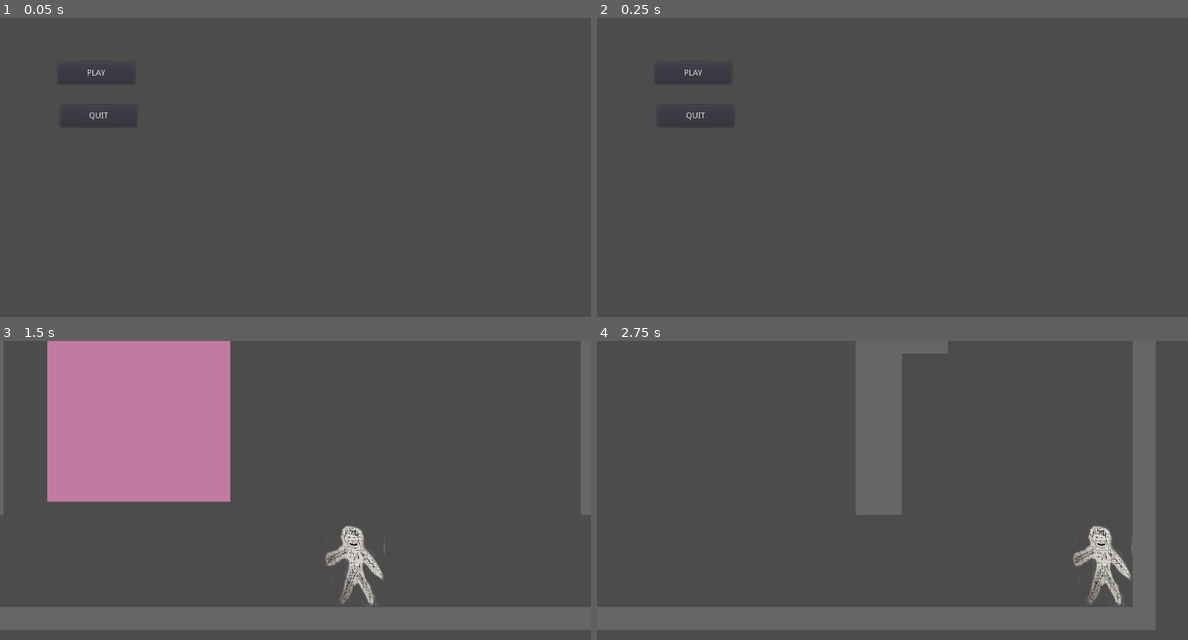
Above: before the commit, frames 1-4 (two rows, left to right).
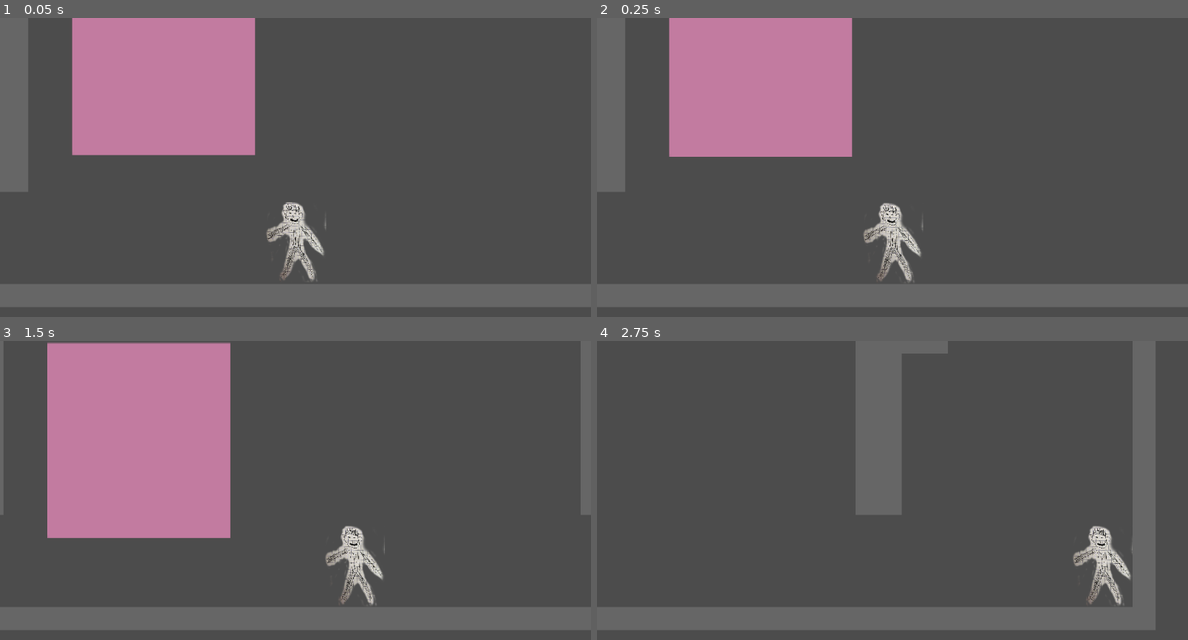
Above: after the commit, the same moments.

Repository: glitchcore/pick-the-lock
Game: Godot game, scene res://Scenes/LockTest.tscn
Two runs of this game, one before a commit and one after it. Both use one fixed random seed, a clock stepped at 60 frames per second and the inputs below. Before the commit the project starts from res://Scenes/Menu.tscn.
Inputs (mouse positions are in pixels of both pictures, inside the frame that each line leads up to):
- Up to frame 1 (0.05 s): no input
- Up to frame 2 (0.25 s): no input
- Up to frame 3 (1.5 s): click (94, 394) at 0.5 s, where only the run before the commit has a clickable "PLAY"; hold Right (ui_right) from 1.28 s (still down)
- Up to frame 4 (2.75 s): keep holding Right (ui_right); tap Space (jump) at 1.52, 2.27 s

The runs differ from the first frame. In frame 1, 26% of the frame differs, in the area x 0-100%, y 0-97%; in frame 2, 26%; in frame 3, 4.1%; in frame 4, nothing differs.

Commit message:
change main scene

Diff:
--- a/project.godot
+++ b/project.godot
@@ -11,7 +11,7 @@
 [application]
 
 config/name="Pick The Lock"
-run/main_scene="res://Scenes/Menu.tscn"
+run/main_scene="res://Scenes/LockTest.tscn"
 config/icon="res://icon.png"
 
 [gui]
